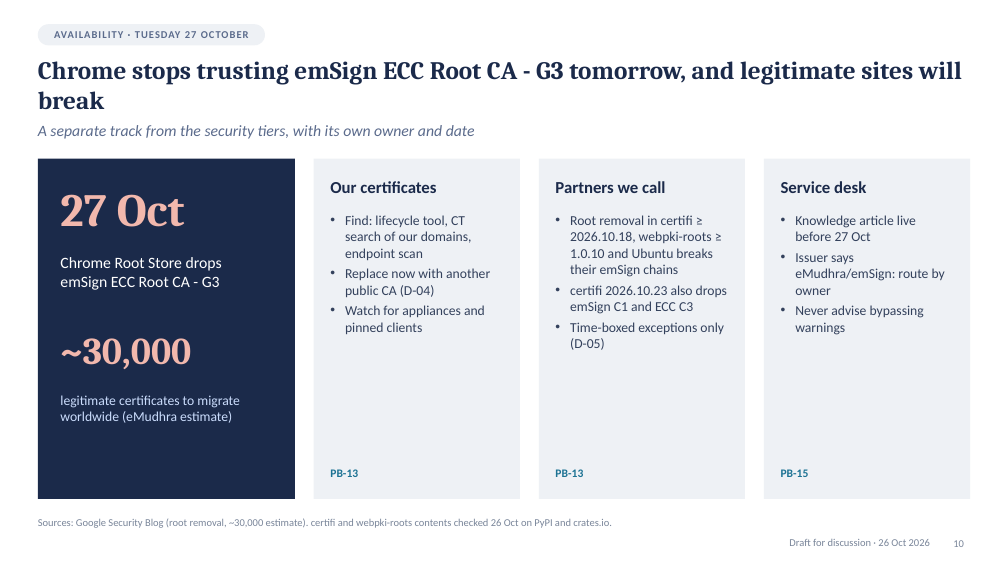
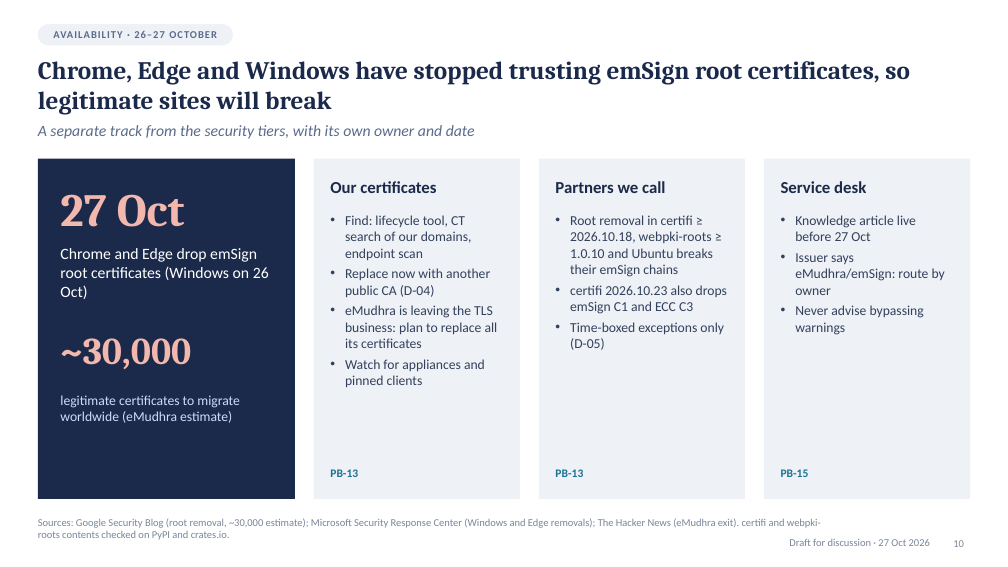
Before and after one commit to jfang88/eMudhraResponse, a slide deck: slide 10 of eMudhra-response-briefing.pptx. Drawn at 1008x567 pixels with LibreOffice and Linux fonts; fonts in the diff are those of the drawing. Boxes give left, top, right and bottom in pixels: in the first picture for what was removed or moved away, otherwise in the second. Text is boxed around its words. In the diff, an @@ line names an element or a change of style, - is before the commit and + after.

```diff
--- a/eMudhra-response-briefing.pptx
+++ b/eMudhra-response-briefing.pptx
@@ rounded rectangle: place and size @@
-rounded rectangle at (38,24,265,45)
+rounded rectangle at (38,24,233,45)
@@ text at (53,31,165,38): text changed @@
-AVAILABILITY · TUESDAY 27 OCTOBER
+AVAILABILITY · 26–27 OCTOBER
@@ title at (38,61,910,115): text changed @@
-Chrome stops trusting emSign ECC Root CA - G3 tomorrow, and legitimate sites will break
+Chrome, Edge and Windows have stopped trusting emSign root certificates, so legitimate sites will break
@@ text at (60,248,269,299): text changed @@
-Chrome Root Store drops emSign ECC Root CA - G3
+Chrome and Edge drop emSign root certificates (Windows on 26 Oct)
@@ text at (345,305,498,348): paragraph added @@
+• eMudhra is leaving the TLS business: plan to replace all its certificates
@@ text at (38,518,821,540): text changed @@
-Sources: Google Security Blog (root removal, ~30,000 estimate). certifi and webpki-roots contents checked 26 Oct on PyPI and crates.io.
+Sources: Google Security Blog (root removal, ~30,000 estimate); Microsoft Security Response Center (Windows and Edge removals); The Hacker News (eMudhra exit). certifi and webpki-roots contents checked on PyPI and crates.io.
@@ text at (789,539,930,546): text changed @@
-Draft for discussion · 26 Oct 2026
+Draft for discussion · 27 Oct 2026
```
Also in this commit, not shown: 15 other slides changed, 13 other files.
